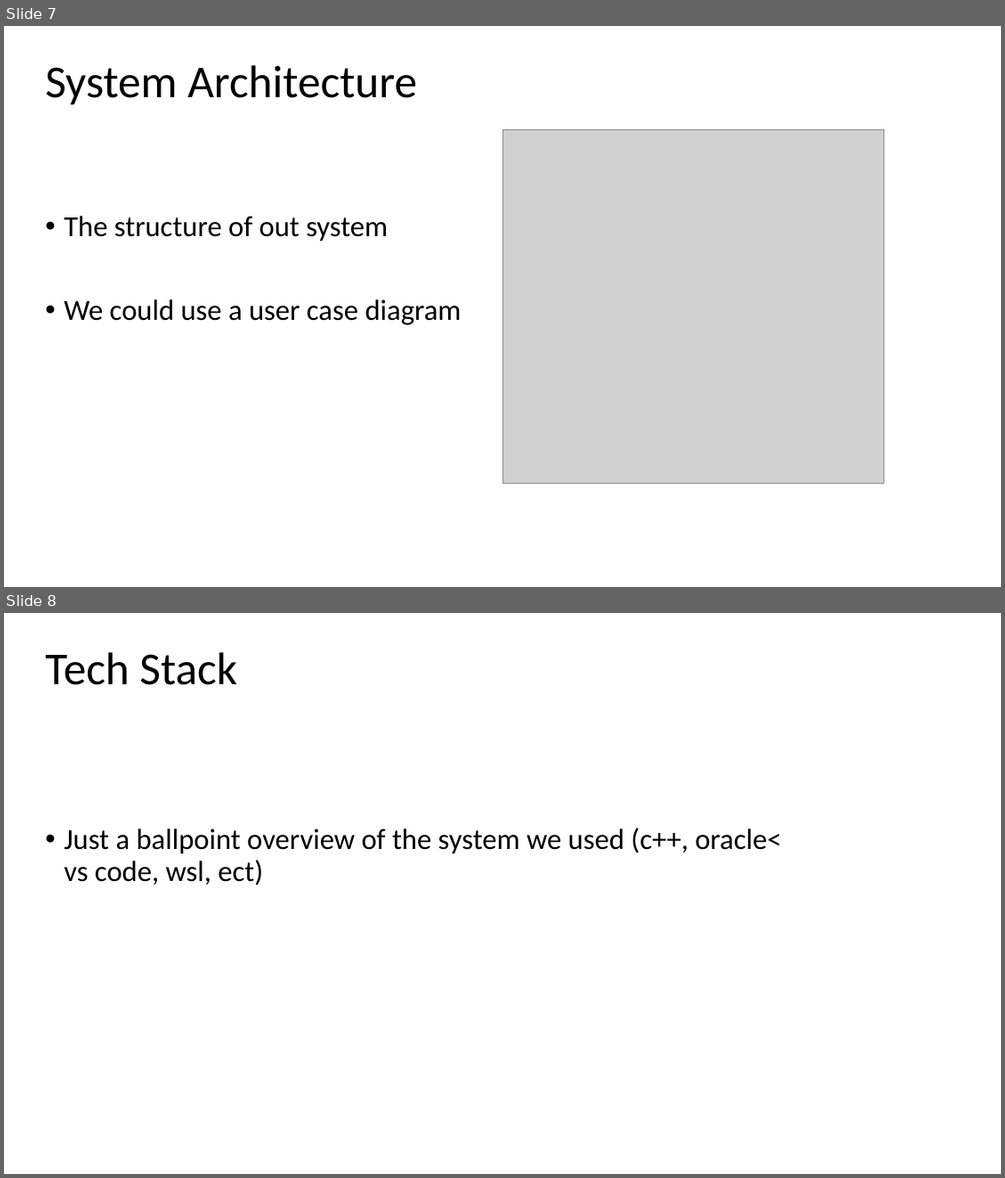
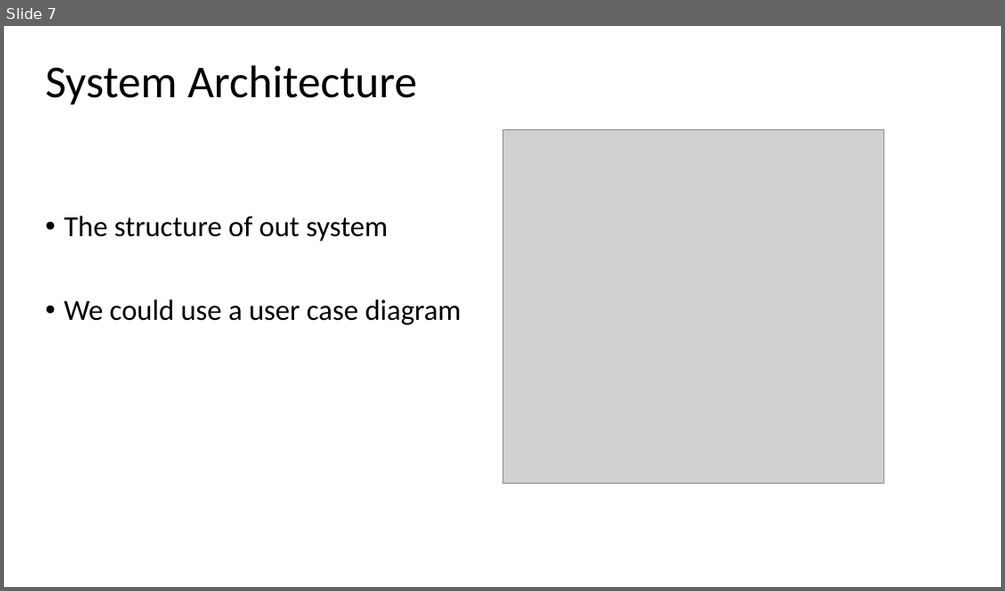
Before and after one commit to wallmenis/exercise, a slide deck: presentation/Presentation.pptx. Shown one above the other, each under a label of ours: slides 7 and 8 before the commit, slide 7 after it. The pictures are 1005x1178 and 1005x591 pixels, drawn with LibreOffice and Linux fonts; fonts in the diff are those of the drawing; grey boxes stand for pictures; background and template pictures are left out. Boxes give left, top, right and bottom in pixels: in the first picture for what was removed or moved away, otherwise in the second. Text is boxed around its words. In the diff, an @@ line names an element or a change of style, - is before the commit and + after.

```diff
--- a/presentation/Presentation.pptx
+++ b/presentation/Presentation.pptx
@@ slide 8 removed at box(4, 613, 1001, 1174), background picture (left out) @@
@@ title removed at box(45, 652, 237, 685) @@
-Tech Stack
@@ subtitle removed at box(64, 827, 781, 885) @@
-• Just a ballpoint overview of the system we used (c++, oracle< vs code, wsl, ect)
```
Also in this commit, not shown: 7 slides changed, 6 slides added, 5 other slides removed, 3 other files.
